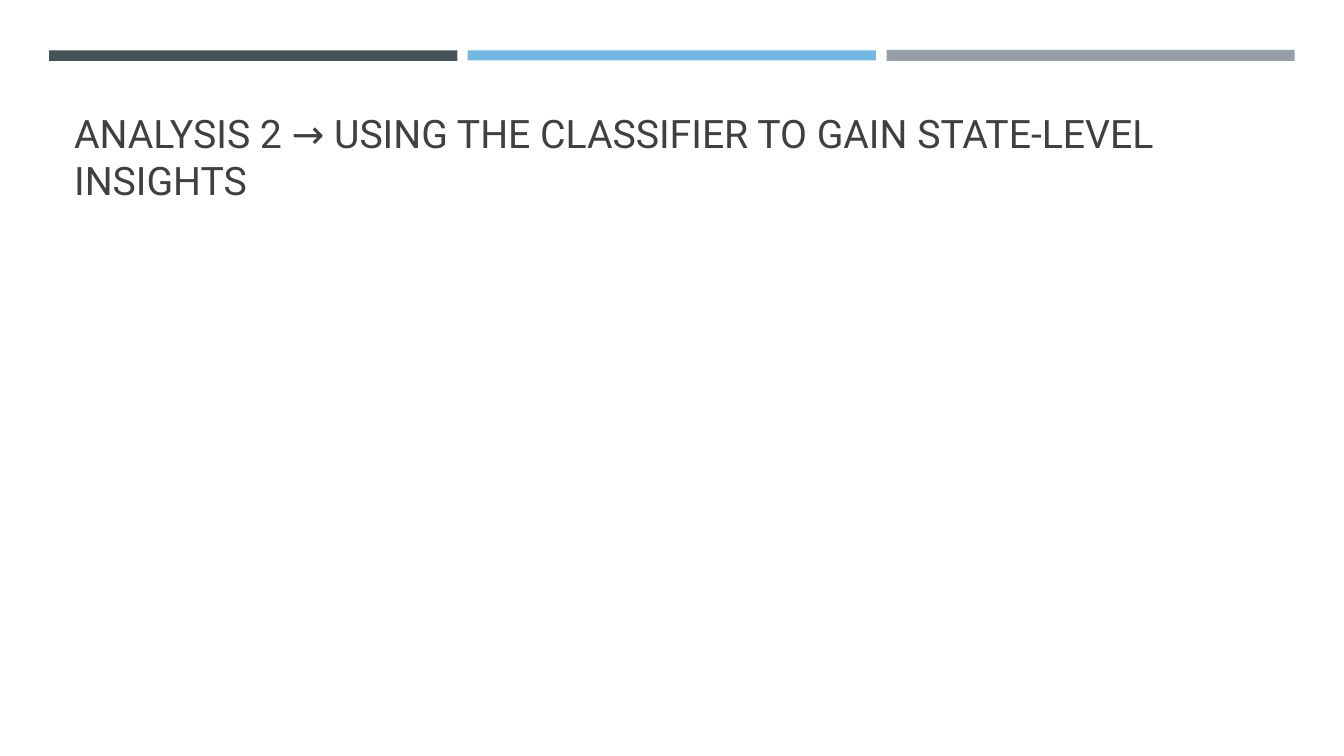
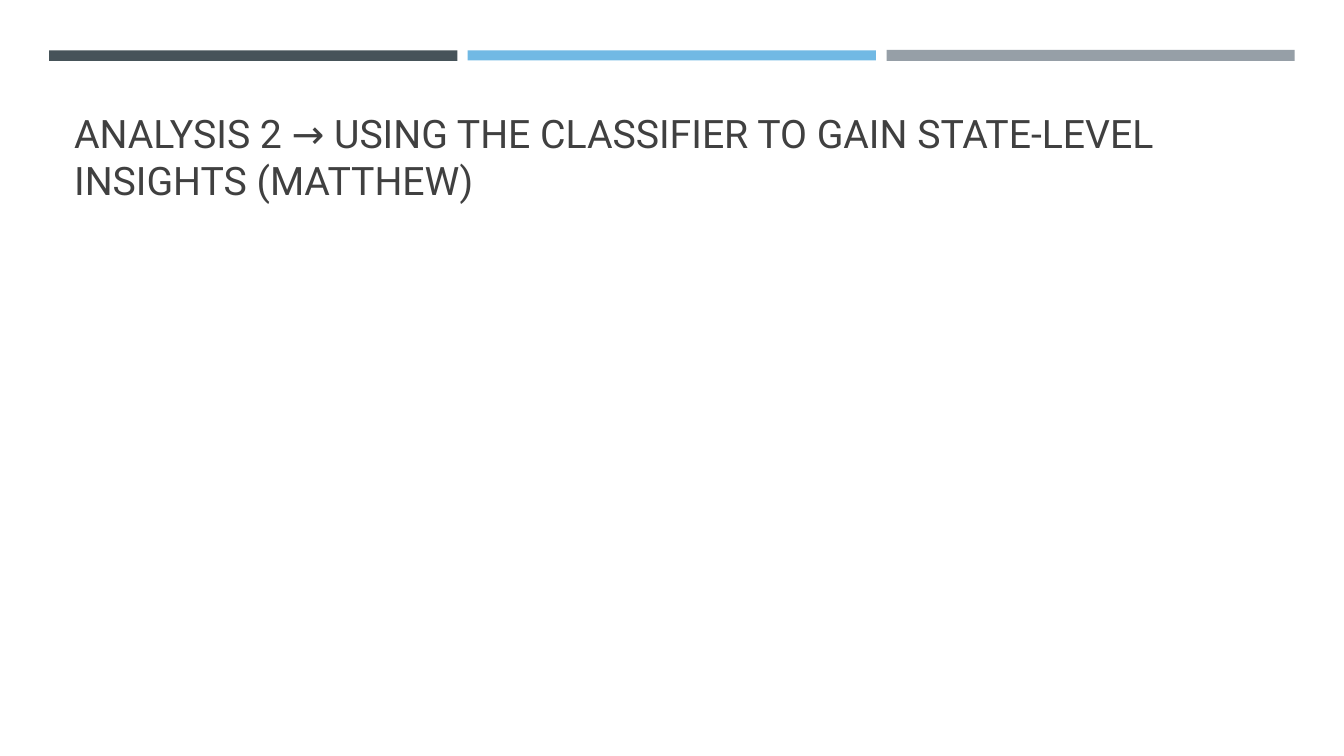
Before and after one commit to MLOpioidProjectCode/project_code, a slide deck: slide 7 of presentation/opioid_powerpoint.pptx. Drawn at 1344x756 pixels with LibreOffice and Linux fonts; fonts in the diff are those of the drawing. Boxes give left, top, right and bottom in pixels: in the first picture for what was removed or moved away, otherwise in the second. Text is boxed around its words. In the diff, an @@ line names an element or a change of style, - is before the commit and + after.

```diff
--- a/presentation/opioid_powerpoint.pptx
+++ b/presentation/opioid_powerpoint.pptx
@@ title at (x1=74, y1=119, x2=1153, y2=204): text changed @@
-ANALYSIS 2 → USING THE CLASSIFIER TO GAIN STATE-LEVEL INSIGHTS
+ANALYSIS 2 → USING THE CLASSIFIER TO GAIN STATE-LEVEL INSIGHTS (MATTHEW)
```
Also in this commit, not shown: 3 other slides changed, 1 slide added, 2 slides removed.
